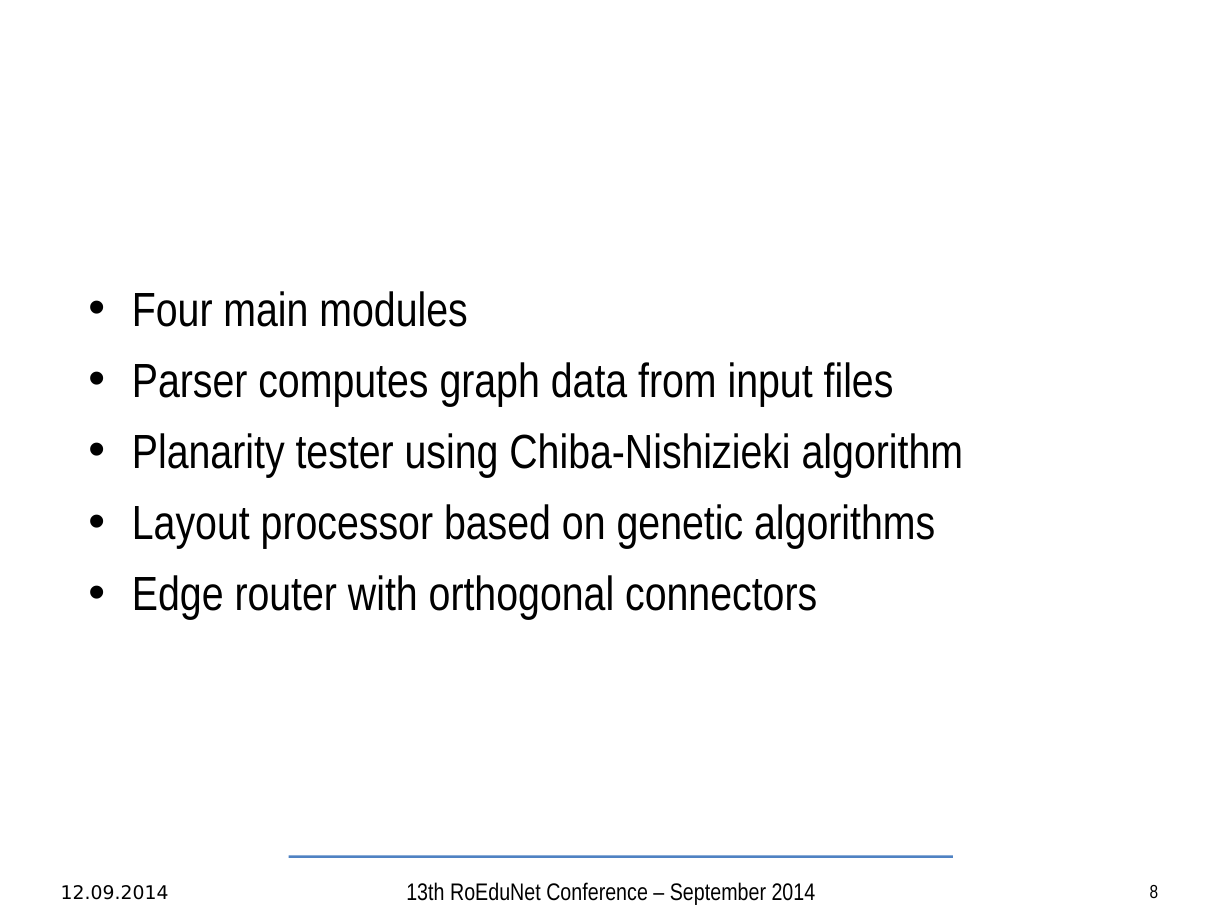
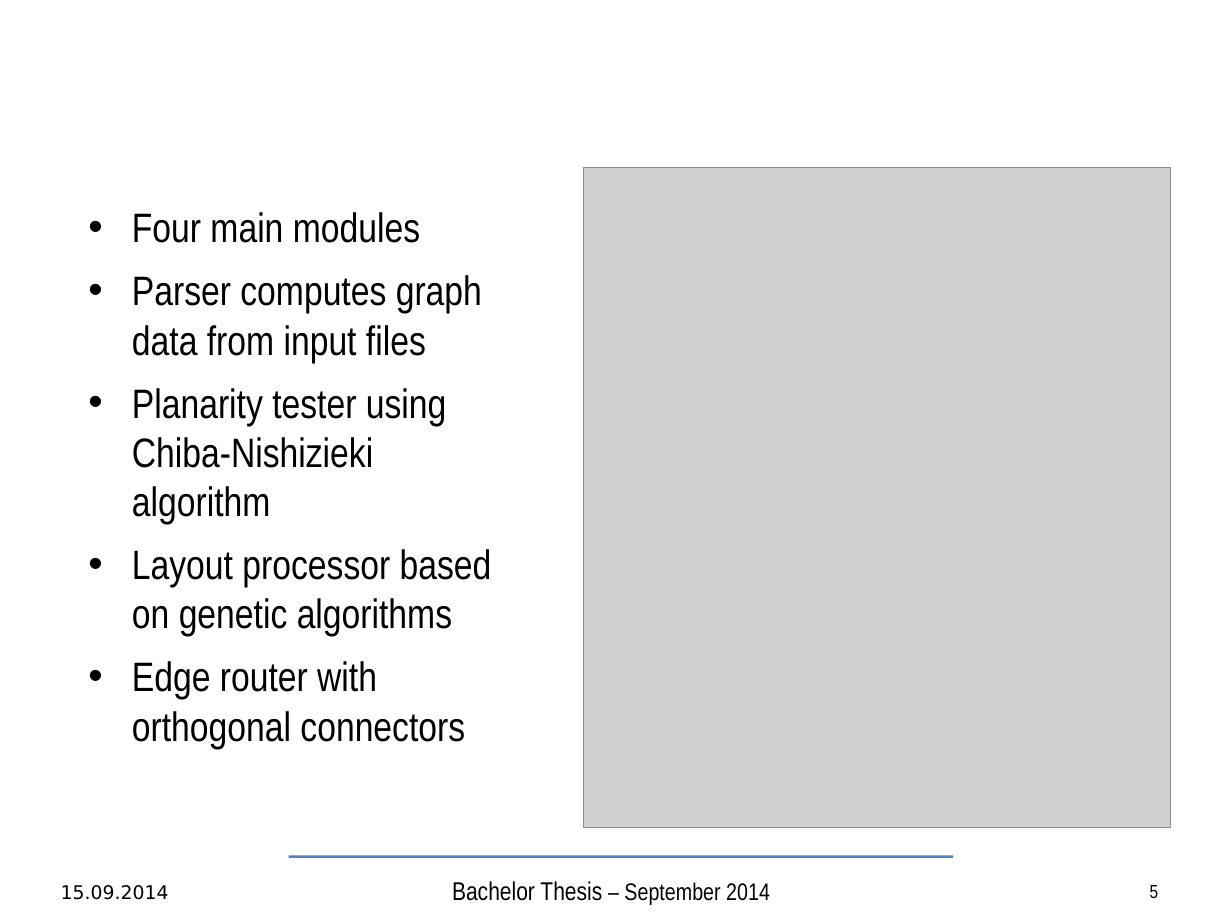
Before and after one commit to TudorVisan/Diploma, a slide deck: slide 5 of andrei.musat/prez/articol/bachelor-slides-en.odp (slide 8 before the commit). Drawn at 1232x924 pixels with LibreOffice and Linux fonts; fonts in the diff are those of the drawing; grey boxes stand for pictures; background and template pictures are left out. Boxes give left, top, right and bottom in pixels: in the first picture for what was removed or moved away, otherwise in the second. Text is boxed around its words. In the diff, an @@ line names an element or a change of style, - is before the commit and + after.

```diff
--- a/andrei.musat/prez/articol/bachelor-slides-en.odp
+++ b/andrei.musat/prez/articol/bachelor-slides-en.odp
@@ text "Four main modules" at (132, 212, 492, 748): size 28 to 24 pt @@
@@ picture added at (584, 168, 1170, 828) @@
@@ text at (61, 885, 169, 900): text changed @@
-12.09.2014
+15.09.2014
@@ text at (452, 881, 770, 905): text changed; size 14 to 15 pt @@
-13th RoEduNet Conference – September 2014
+Bachelor Thesis – September 2014
@@ page number at (1150, 885, 1159, 898): text changed @@
-8
+5
```
Also in this commit, not shown: 12 other slides changed, 4 slides removed, 1 other file.
